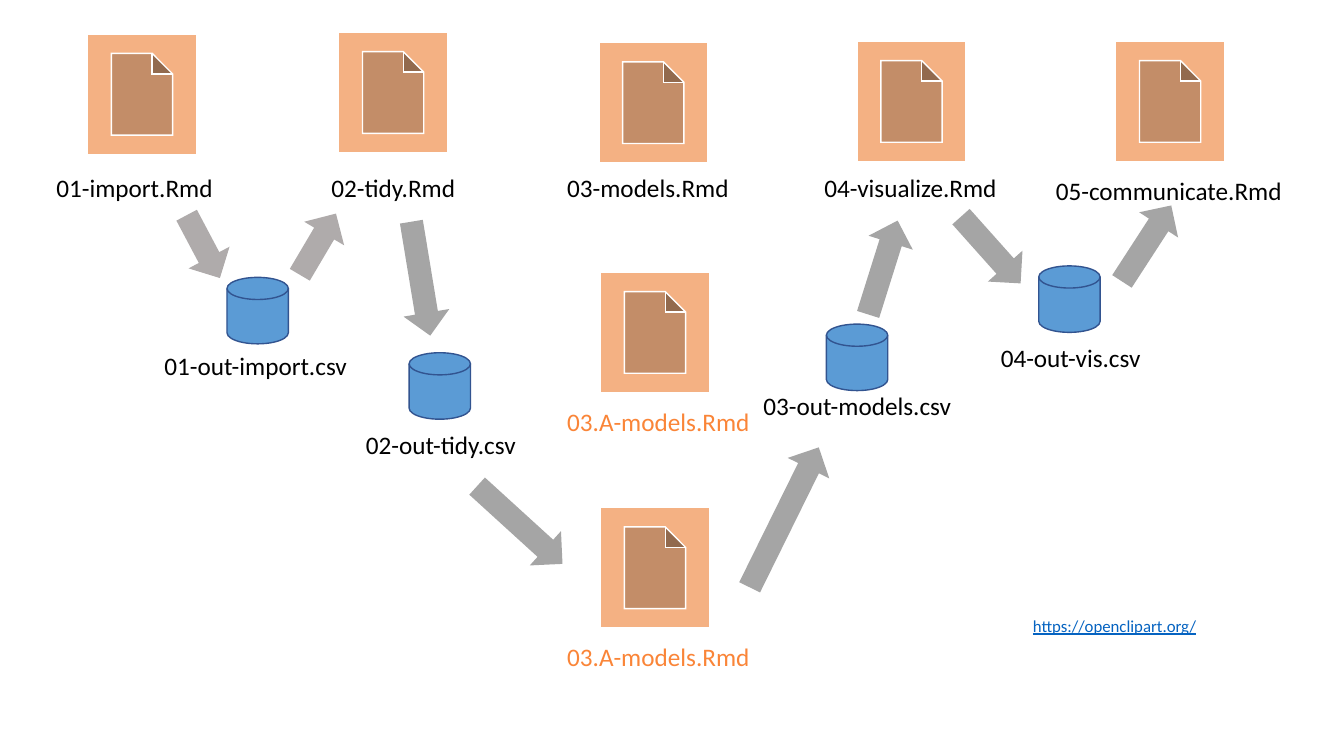
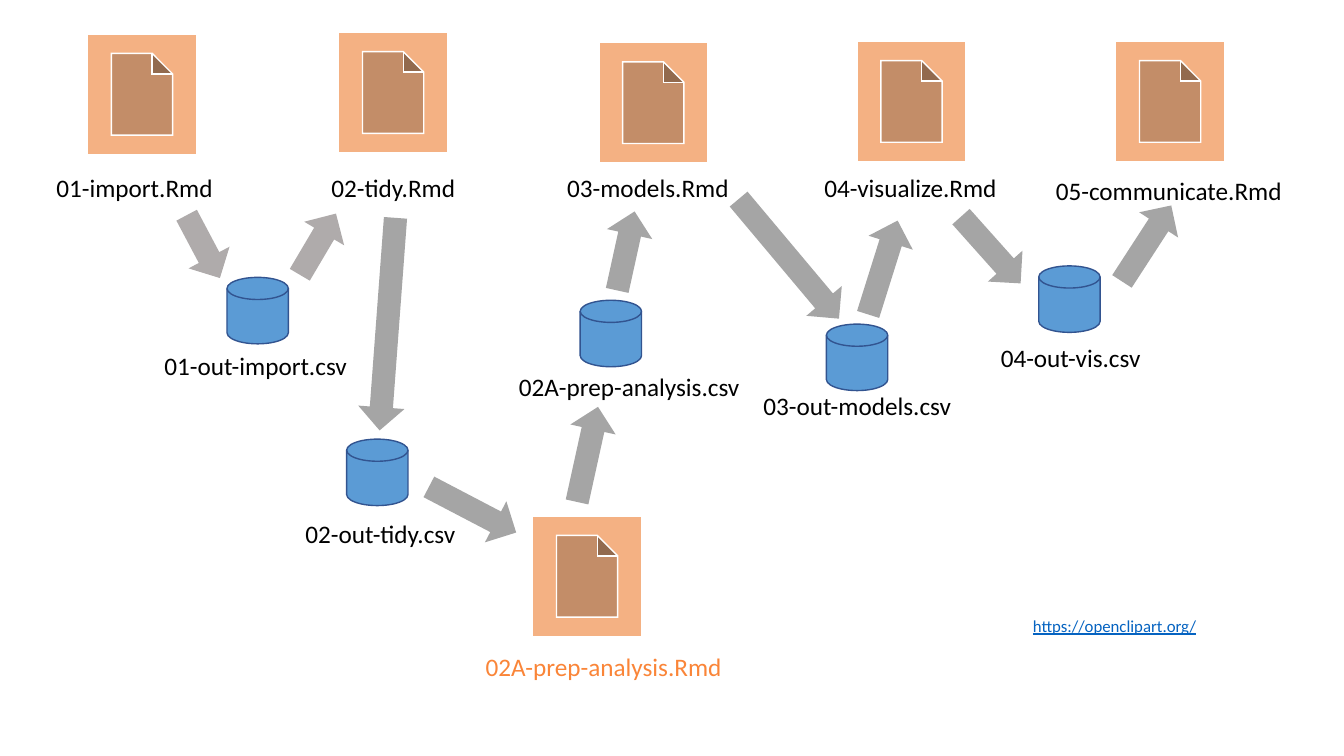
Before and after one commit to wlandau/user-conf-2022, a slide deck: slide 9 of images/images.pptx (slide 8 before the commit). Drawn at 1344x756 pixels with LibreOffice and Linux fonts; fonts in the diff are those of the drawing. Boxes give left, top, right and bottom in pixels: in the first picture for what was removed or moved away, otherwise in the second. Text is boxed around its words. In the diff, an @@ line names an element or a change of style, - is before the commit and + after.

```diff
--- a/images/images.pptx
+++ b/images/images.pptx
@@ right arrow added at bbox=[595, 207, 657, 295], fill #A5A5A5 @@
@@ right arrow at bbox=[721, 184, 857, 334]: rotation 296 to 50 degrees @@
@@ right arrow at bbox=[357, 217, 419, 432]: rotation 80 to 94 degrees @@
@@ cylinder added at bbox=[581, 300, 642, 367], fill #5B9BD5, outline #325491 1 pt @@
@@ text added at bbox=[519, 378, 739, 400], 18 pt, text #000000 @@
+02A-prep-analysis.csv
@@ right arrow added at bbox=[555, 402, 621, 507], fill #A5A5A5 @@
@@ cylinder: place and size @@
-cylinder at bbox=[409, 353, 471, 419]
+cylinder at bbox=[347, 440, 408, 506]
@@ right arrow at bbox=[418, 467, 527, 554]: rotation 42 to 27 degrees @@
@@ action button document removed at bbox=[601, 508, 710, 628] @@
@@ text "02-out-tidy.csv": place and size @@
-text "02-out-tidy.csv" at bbox=[366, 436, 516, 458]
+text "02-out-tidy.csv" at bbox=[305, 525, 455, 547]
@@ action button document: place and size @@
-action button document at bbox=[601, 272, 710, 392]
+action button document at bbox=[532, 516, 641, 636]
@@ text at bbox=[486, 658, 722, 680]: text changed @@
-03.A-models.Rmd
+02A-prep-analysis.Rmd
@@ text removed at bbox=[567, 648, 749, 666] @@
-03.A-models.Rmd
```
Also in this commit, not shown: 1 slide added, 6 other files.
